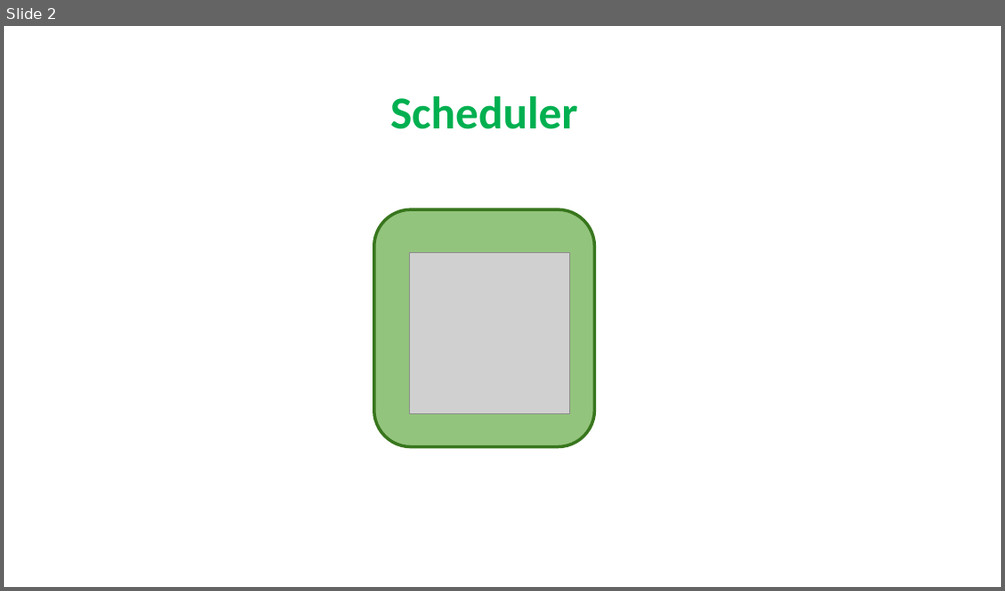
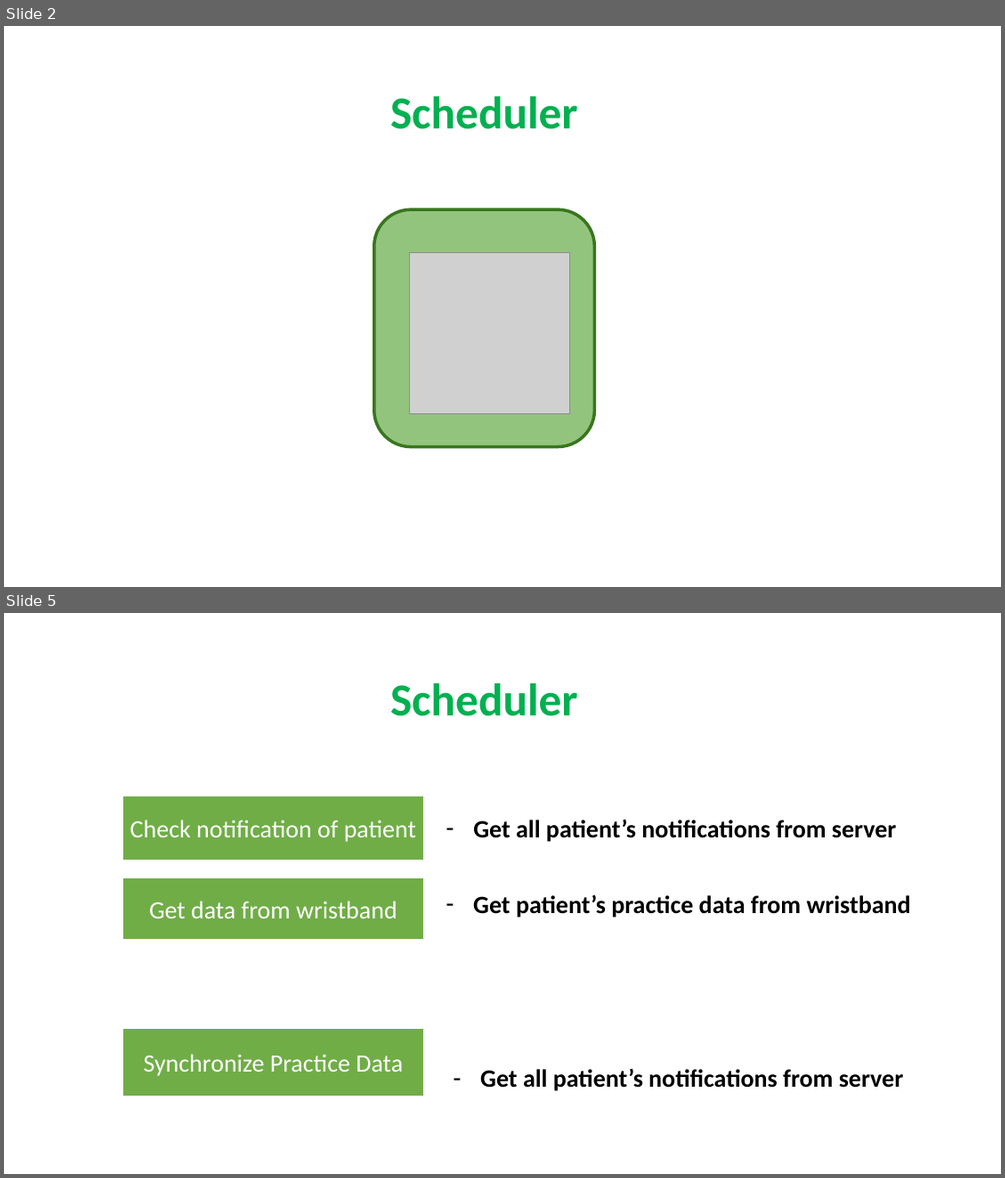
Before and after one commit to quantdse60878/HSTS, a slide deck: docs/Temperature Presentation/Khuong/khuong.pptx. Shown one above the other, each under a label of ours: slide 2 before the commit, slides 2 and 5 after it; the slides between them are not shown. The pictures are 1005x591 and 1005x1178 pixels, drawn with LibreOffice and Linux fonts; fonts in the diff are those of the drawing; grey boxes stand for pictures. Boxes give left, top, right and bottom in pixels: in the first picture for what was removed or moved away, otherwise in the second. Text is boxed around its words. In the diff, an @@ line names an element or a change of style, - is before the commit and + after.

```diff
--- a/docs/Temperature Presentation/Khuong/khuong.pptx
+++ b/docs/Temperature Presentation/Khuong/khuong.pptx
@@ slide 5 added at [4,613,1001,1174], background #FFFFFF @@
@@ text added at [390,683,578,716], 44 pt, text #00B050, bold @@
+Scheduler
@@ rectangle added at [123,796,423,860], fill #70AD47, outline #FFFFFF 1.5 pt, 24 pt, text #FFFFFF @@
+Check notification of patient
@@ text added at [473,819,896,842], 24 pt, text #000000, bold @@
+– Get all patient’s notifications from server
@@ rectangle added at [123,877,423,939], fill #70AD47, outline #FFFFFF 1.5 pt, 24 pt, text #FFFFFF @@
+Get data from wristband
@@ text added at [473,894,911,917], 24 pt, text #000000, bold @@
+– Get patient’s practice data from wristband
@@ rectangle added at [123,1028,423,1097], fill #70AD47, outline #FFFFFF 1.5 pt, 24 pt, text #FFFFFF @@
+Synchronize Practice Data
@@ text added at [480,1068,903,1091], 24 pt, text #000000, bold @@
+– Get all patient’s notifications from server
```
Also in this commit, not shown: 1 slide changed, 12 other slides added.
